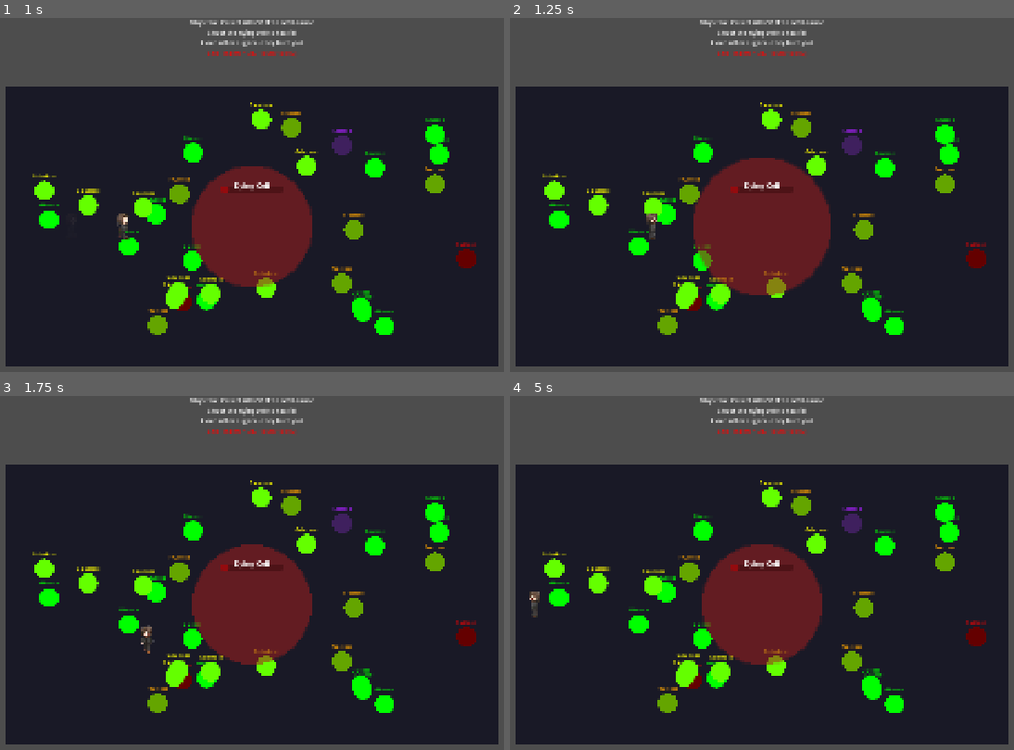
Above: before the commit, frames 1-4 (two rows, left to right).
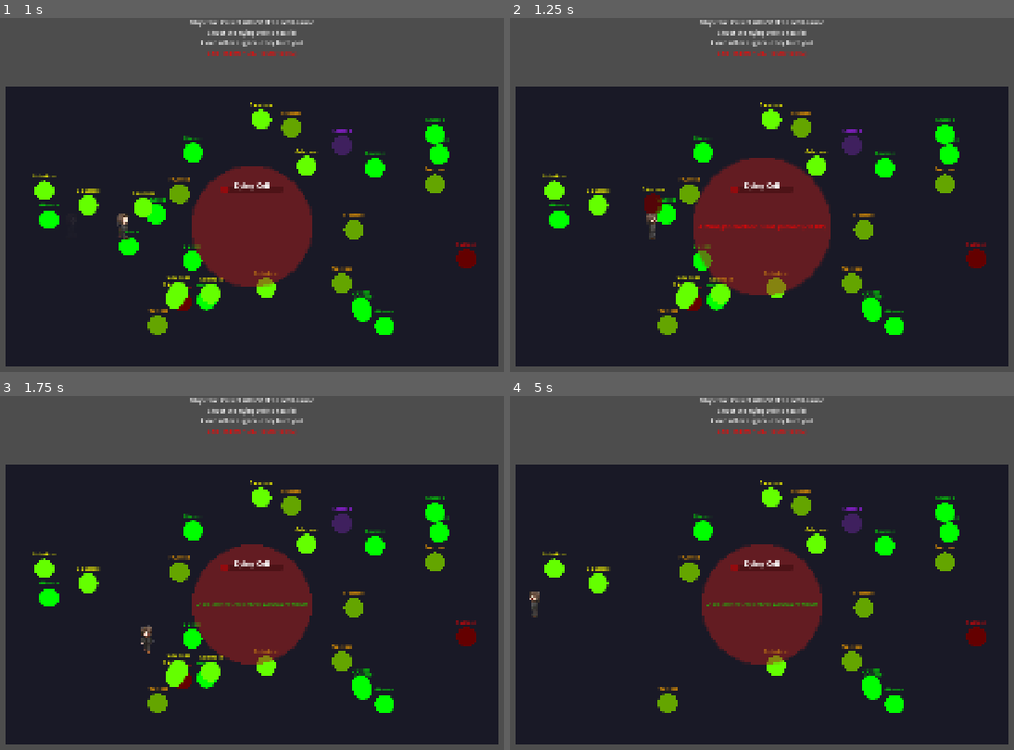
Above: after the commit, the same moments.

Repository: liup215/UnchartedLife
Game: Godot game, scene res://scenes/story/prologue/prologue_game.tscn
Same seed, same stepped clock (60 frames per second), same inputs: the game is played once before the commit and once after it. This scene is started directly instead of the project's main scene. The engine's default icon, where the game draws it, is replaced by a stand-in: a white triangle on a blue panel in a dark square.
Inputs (mouse positions are in pixels of both pictures, inside the frame that each line leads up to):
- Up to frame 1 (1 s): tap Enter (ui_accept) at 0.5, 0.77 s; move the mouse to (413, 205) at 0.52 s; hold D (turn_right) from 0.53 s (still down); tap Space (dodge) at 0.6 s; click (413, 205) at 0.67 s
- Up to frame 2 (1.25 s): keep holding D (turn_right)
- Up to frame 3 (1.75 s): move the mouse to (105, 626) at 1.27 s; release D (turn_right) at 1.28 s; hold S (move_backward) from 1.28 s (still down); tap E (enter_vehicle) at 1.35 s; tap Enter (ui_accept) at 1.52 s
- Up to frame 4 (5 s): move the mouse to (837, 512) at 2.02 s; release S (move_backward) at 2.03 s; hold D (turn_right) 2.03-2.78 s; right-click (837, 512) at 2.1 s; move the mouse to (726, 686) at 2.77 s; hold W (move_forward) 2.78-3.53 s; click (726, 686) at 2.85 s; tap Enter (ui_accept) at 3.02, 3.5, 3.77, 4.52 s; move the mouse to (983, 668) at 3.52 s; hold Shift (shift) 3.53-4.28 s; hold A (turn_left) from 3.53 s (still down); move the mouse to (540, 541) at 4.27 s; tap Space (dodge) at 4.35 s

Frame 1 is identical in both runs. In frame 2, 0.6% of the frame differs, in the area x 23-63%, y 47-68%; in frame 3, 0.8%; in frame 4, 1.9%, in the area x 7-62%, y 48-83%.

Commit message:
Fix molecule collision detection with player
Co-authored-by: liup215 <20367844+liup215@users.noreply.github.com>

Diff:
--- a/features/interactive/molecule/molecule.gd
+++ b/features/interactive/molecule/molecule.gd
@@ -57,10 +57,13 @@
 		label.modulate = color
 
 func _on_body_entered(body: Node2D):
+	print("Molecule: body_entered triggered - ", body.name, " - is player: ", body.is_in_group("player"))
+
 	if picked_up:
 		return
 
 	if body.is_in_group("player"):
+		print("Molecule: Player detected! Interacting...")
 		_interact_with_player(body)
 
 func _on_area_entered(area: Area2D):
--- a/features/interactive/molecule/molecule.tscn
+++ b/features/interactive/molecule/molecule.tscn
@@ -14,6 +14,8 @@
 texture = ExtResource("2_texture")
 
 [node name="Area2D" type="Area2D" parent="."]
+collision_layer = 8
+collision_mask = 2
 
 [node name="CollisionShape2D" type="CollisionShape2D" parent="Area2D"]
 shape = SubResource("CircleShape2D_1")
